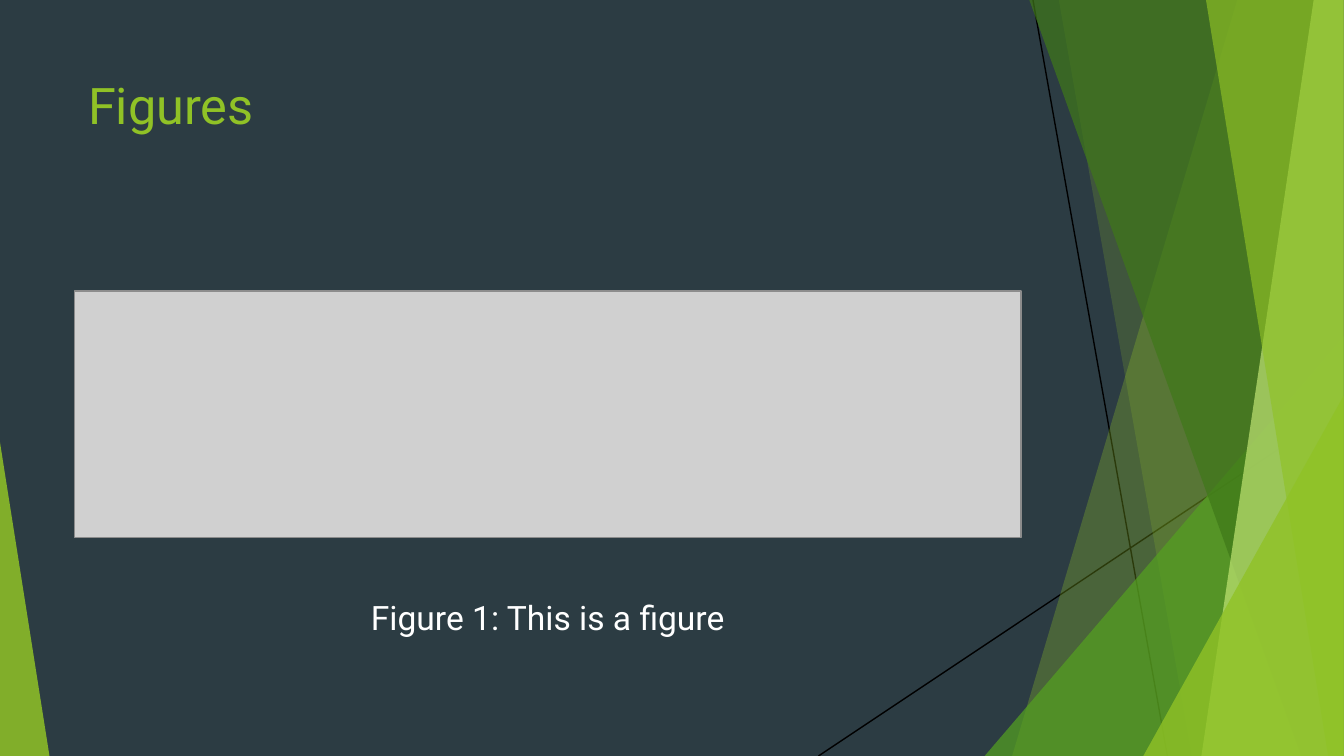
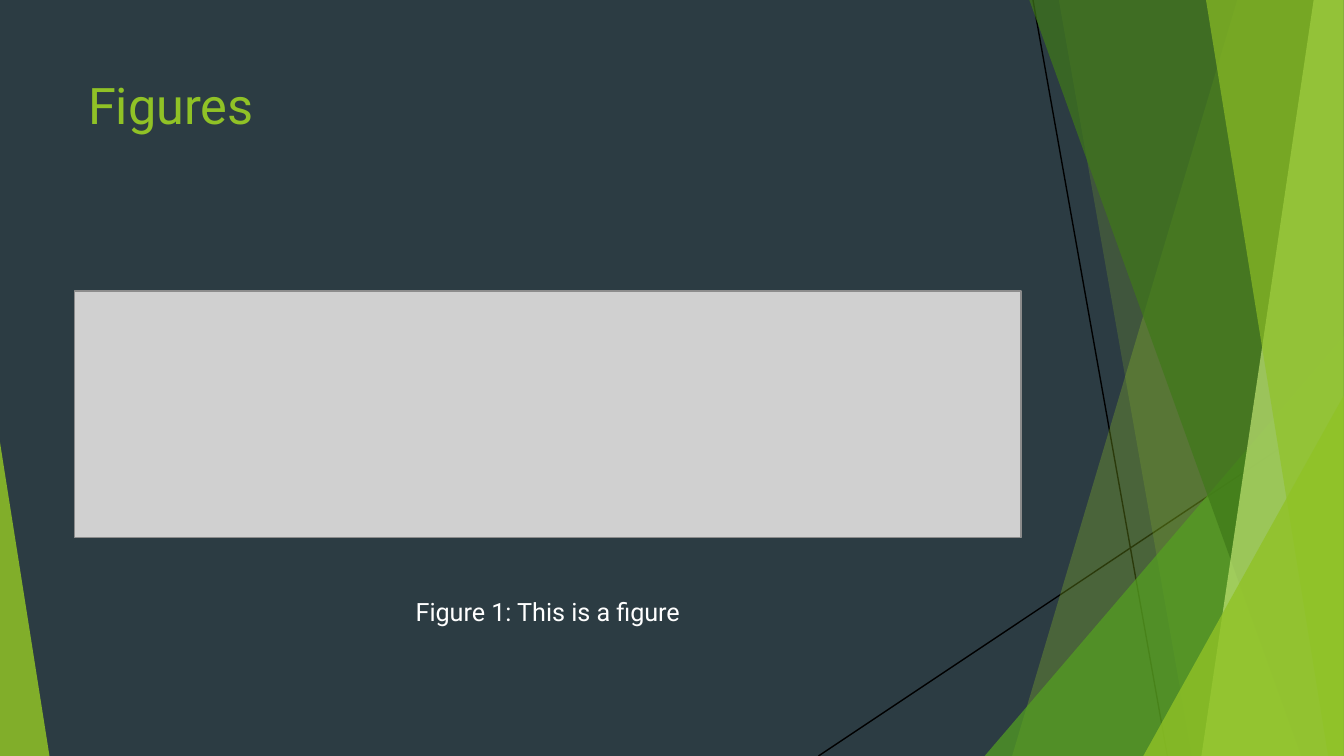
Before and after one commit to sun123zxy/sunquartex, a slide deck: slide 10 of examples/enpre.pptx. Drawn at 1344x756 pixels with LibreOffice and Linux fonts; fonts in the diff are those of the drawing; grey boxes stand for pictures. Boxes give left, top, right and bottom in pixels: in the first picture for what was removed or moved away, otherwise in the second. Text is boxed around its words. In the diff, an @@ line names an element or a change of style, - is before the commit and + after.

```diff
--- a/examples/enpre.pptx
+++ b/examples/enpre.pptx
@@ text "Figure 1: This is a ..." at <box>416,602,679,627</box>: size 18 to 13.5 pt; more space between paragraphs @@
```
Also in this commit, not shown: 44 other files.
